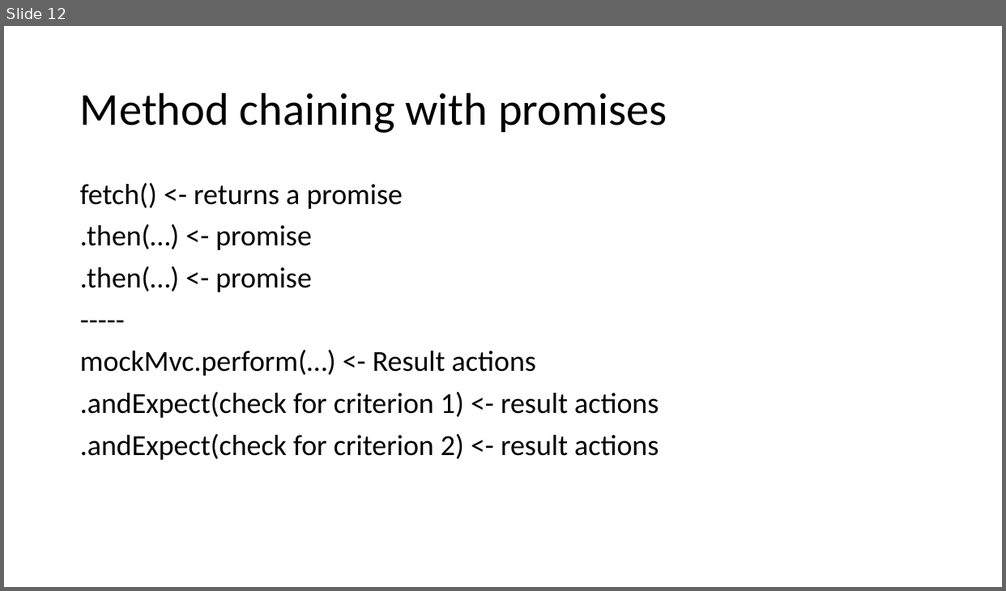
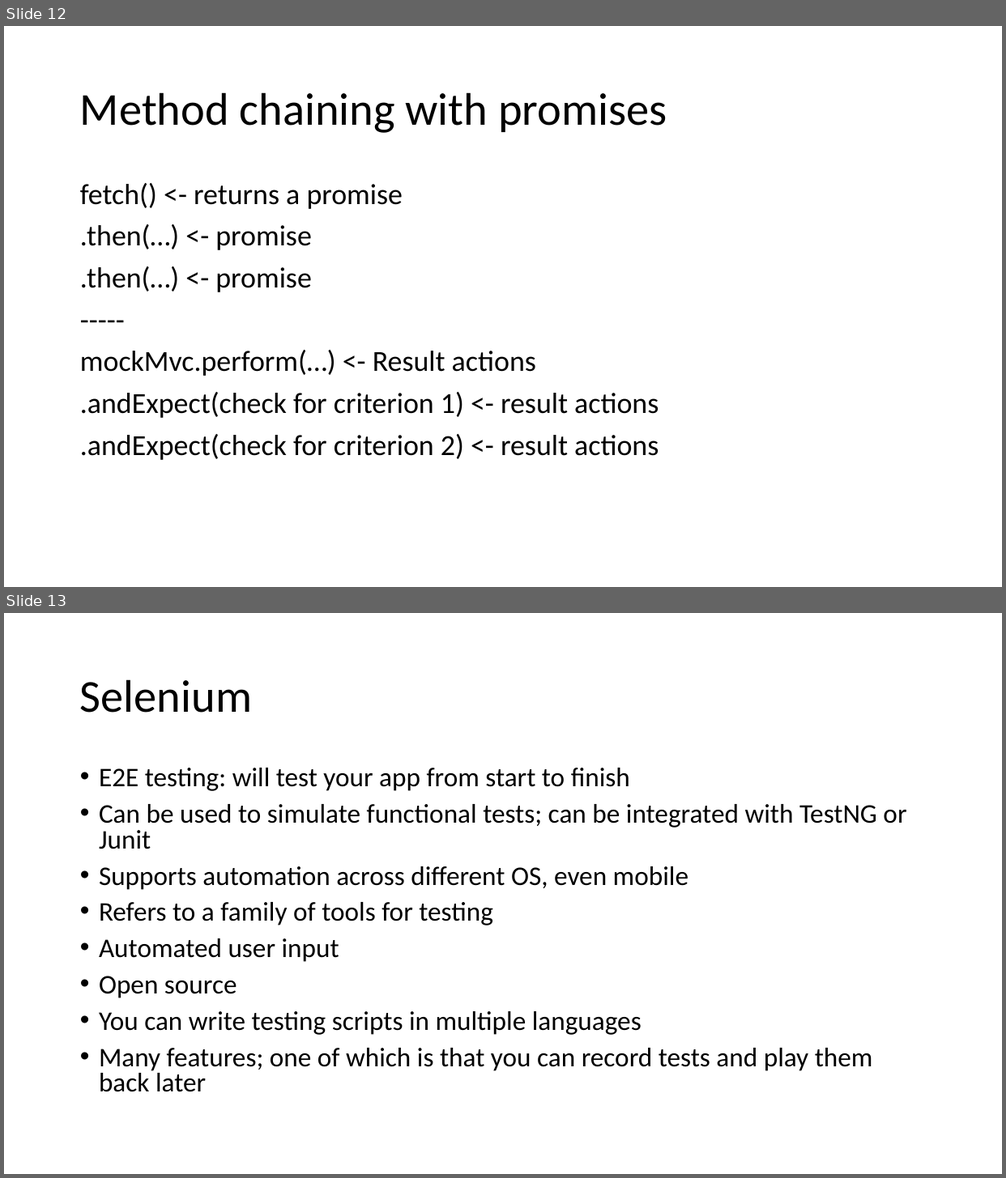
Before and after one commit to WilliamOna/staging-automation-primer-3-23, a slide deck: PrimerNotes.pptx. Shown one above the other, each under a label of ours: slide 12 before the commit, slides 12 and 13 after it. The pictures are 1006x591 and 1006x1178 pixels, drawn with LibreOffice and Linux fonts; fonts in the diff are those of the drawing. Boxes give left, top, right and bottom in pixels: in the first picture for what was removed or moved away, otherwise in the second. Text is boxed around its words. In the diff, an @@ line names an element or a change of style, - is before the commit and + after.

```diff
--- a/PrimerNotes.pptx
+++ b/PrimerNotes.pptx
@@ slide 13 added at [4, 613, 1002, 1174], background #FFFFFF @@
@@ title added at [80, 679, 252, 713], 44 pt, text #000000 @@
+Selenium
@@ text added at [99, 768, 906, 1093], 25.9 pt, text #000000 @@
+• E2E testing: will test your app from start to finish
+• Can be used to simulate functional tests; can be integrated with TestNG or Junit
+• Supports automation across different OS, even mobile
+• Refers to a family of tools for testing
+• Automated user input
+• Open source
+• You can write testing scripts in multiple languages
+• Many features; one of which is that you can record tests and play them back later
```
Also in this commit, not shown: 10 other slides added.
